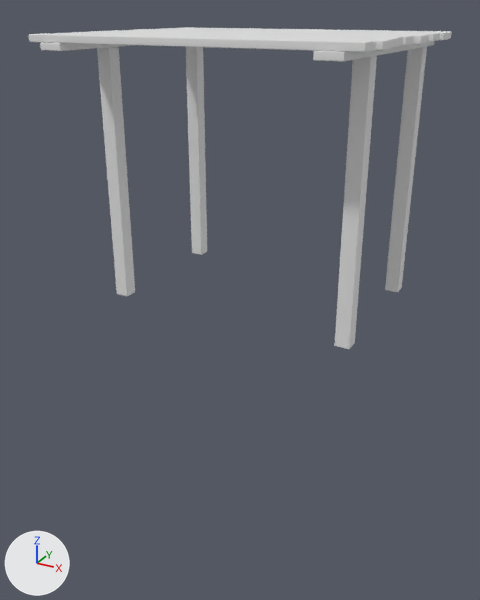
An edit to the FBX model Assets/Art Team Folder/3D Models/Village/Docks/Village_Modular_Dock_End_NoRope.fbx, drawn before and after from the same camera.
Camera for both pictures: a 50 mm camera at (0.121, -0.239, 0.011) aimed at (-0.004, -0.012, -0.103). Lighting does not change. The marker at lower left points along +X, +Y and +Z. Materials are left out; every surface is plain grey. Where no turn or scale is listed for an object, it has been applied to the vertices.

The older version as bpy lines, for what is in view:
```python
me_mesh = bpy.data.meshes.new('Mesh')
me_mesh.from_pydata(...)  # 896 vertices, 864 faces; spans x -0.0615..0.0615, y -0.0601..0.0395, z -0.1025..0.0025
# faces by material slot: [324, 540]
me_mesh.materials.append(mat_lambert7)
me_mesh.materials.append(mat_lambert8)
ob_village_modular_dock_end_norope = bpy.data.objects.new('Village_Modular_Dock_End_NoRope', me_mesh)
ob_village_modular_dock_end_norope.location = (0.0, 0.0, 0.0)
```
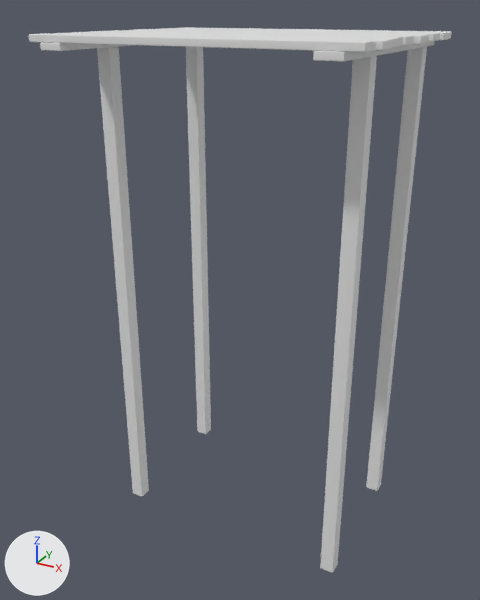
Patch to the scene script:
```diff
--- a/Assets/Art Team Folder/3D Models/Village/Docks/Village_Modular_Dock_End_NoRope.fbx.py
+++ b/Assets/Art Team Folder/3D Models/Village/Docks/Village_Modular_Dock_End_NoRope.fbx.py
@@ me_mesh @@
 me_mesh.from_pydata(...)  # 896 vertices, 864 faces; spans x -0.0615..0.0615, y -0.0601..0.0395, z -0.1025..0.0025
 # used by ob_village_modular_dock_end_norope; location = (0.0, 0.0, 0.0)
+# me_mesh part 1: all 28 vertices in x 0.047..0.053, y -0.0331..-0.0271, z -0.1025..-0.1019 are moved by (0.0, 0.0, -0.1074)
+# me_mesh part 2: all 28 vertices in x -0.053..-0.047, y 0.0269..0.0329, z -0.1025..-0.1019 are moved by (0.0, 0.0, -0.1074)
+# me_mesh part 3: all 28 vertices in x 0.047..0.053, y 0.0269..0.0329, z -0.1025..-0.1019 are moved by (0.0, 0.0, -0.1074)
+# me_mesh part 4: all 28 vertices in x -0.053..-0.047, y -0.0331..-0.0271, z -0.1025..-0.1019 are moved by (0.0, 0.0, -0.1074)
```

Where the change shows, as pixel boxes (x1, y1, x2, y2) in the pictures (480 x 600 px; the box of a moved part takes in the faces that stretch with it):
'Village_Modular_Dock_End_NoRope', reshaped (69% taller): before (29, 27, 452, 349); after (29, 27, 452, 573)
part 1 of me_mesh, moved or reshaped: before (335, 57, 377, 349); after (320, 57, 377, 573)
part 2 of me_mesh, moved or reshaped: before (186, 47, 207, 255); after (186, 47, 211, 434)
part 3 of me_mesh, moved or reshaped: before (385, 48, 427, 292); after (366, 48, 427, 491)
part 4 of me_mesh, moved or reshaped: before (97, 48, 135, 296); after (97, 48, 149, 497)
